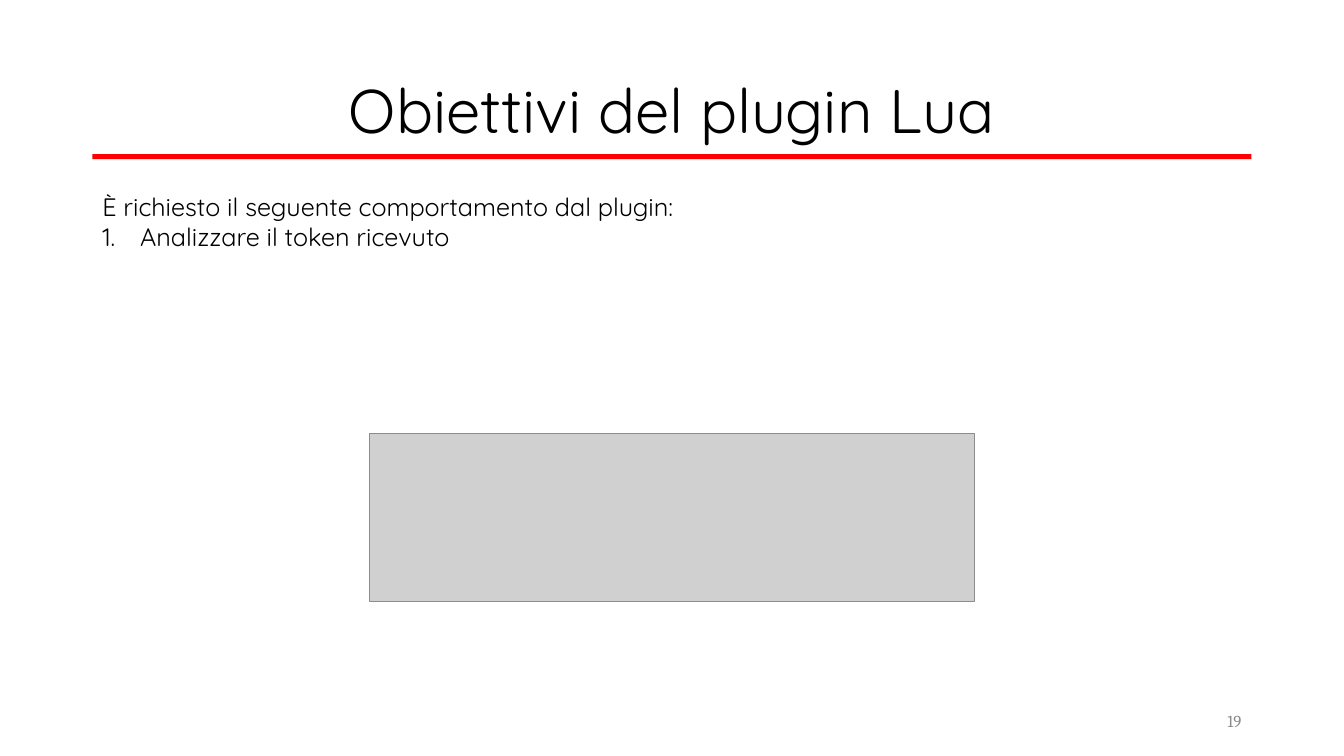
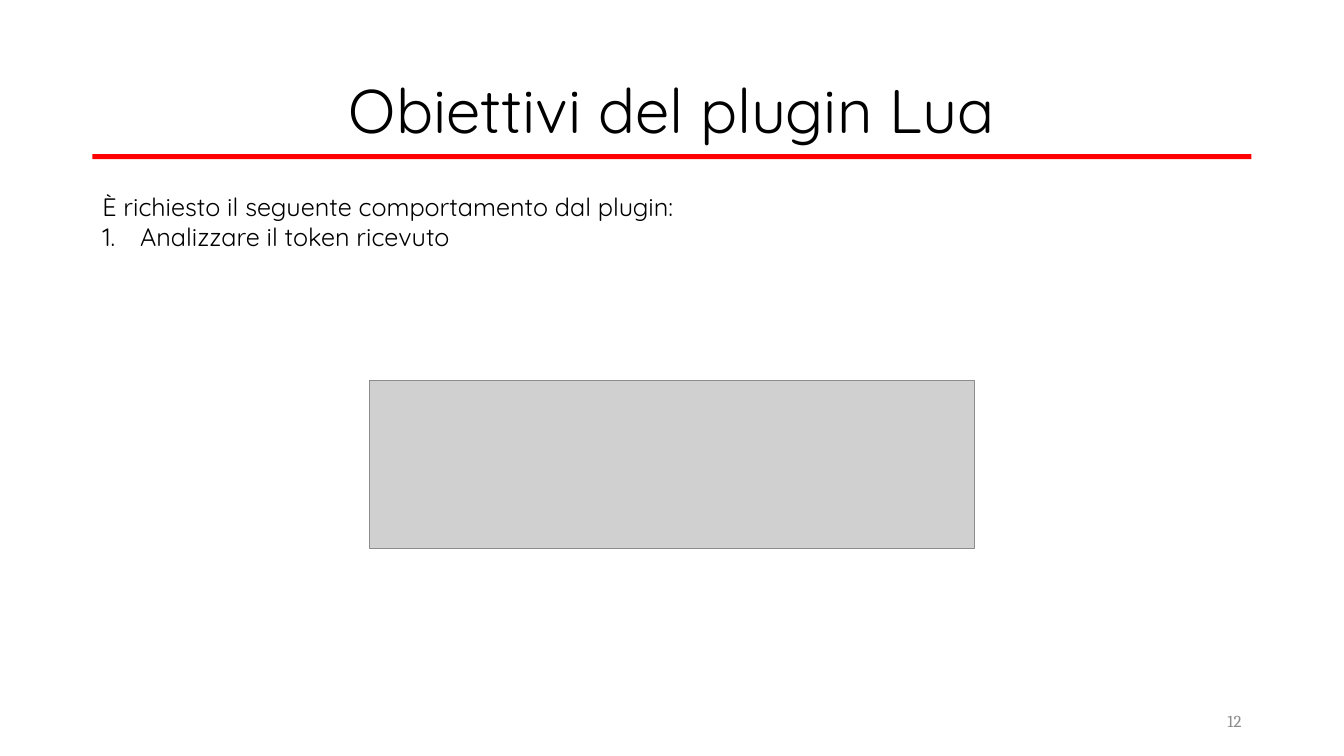
Before and after one commit to valeriodesiati/tesi, a slide deck: slide 12 of Presentazione/Valerio Desiati - Presentazione Discussione.pptx (slide 19 before the commit). Drawn at 1344x756 pixels with LibreOffice and Linux fonts; fonts in the diff are those of the drawing; grey boxes stand for pictures. Boxes give left, top, right and bottom in pixels: in the first picture for what was removed or moved away, otherwise in the second. Text is boxed around its words. In the diff, an @@ line names an element or a change of style, - is before the commit and + after.

```diff
--- a/Presentazione/Valerio Desiati - Presentazione Discussione.pptx
+++ b/Presentazione/Valerio Desiati - Presentazione Discussione.pptx
@@ picture: place and size @@
-picture at bbox=[370, 434, 975, 602]
+picture at bbox=[370, 380, 975, 548]
@@ page number at bbox=[1227, 716, 1241, 727]: text changed @@
-19
+12
```
Also in this commit, not shown: 10 other slides changed, 10 slides removed, 7 other files.
